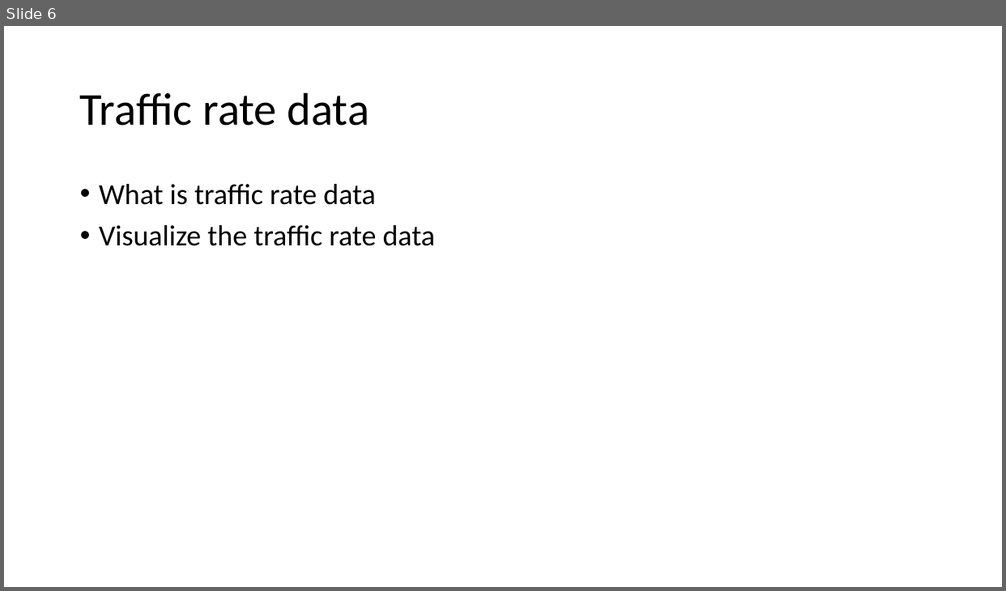
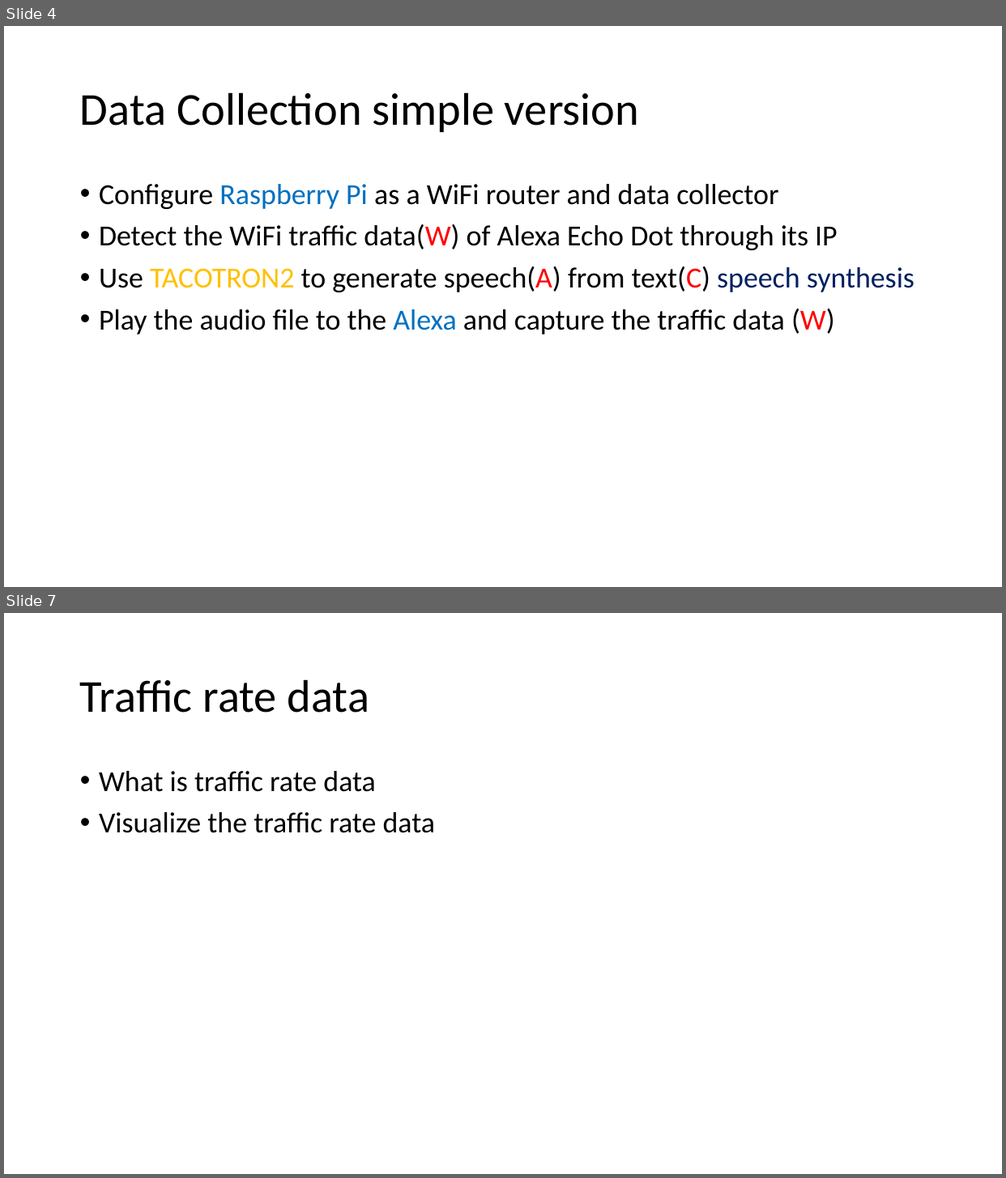
Before and after one commit to GXG-CS/Pi-Alexa, a slide deck: Presentation1.pptx. Shown one above the other, each under a label of ours: slide 6 before the commit, slides 4 and 7 after it; the slides between them are not shown. The pictures are 1006x591 and 1006x1178 pixels, drawn with LibreOffice and Linux fonts; fonts in the diff are those of the drawing. Boxes give left, top, right and bottom in pixels: in the first picture for what was removed or moved away, otherwise in the second. Text is boxed around its words. In the diff, an @@ line names an element or a change of style, - is before the commit and + after.

Commit message:
Tacotron2

```diff
--- a/Presentation1.pptx
+++ b/Presentation1.pptx
@@ slide 4 added at <box>4,26,1002,587</box>, background #FFFFFF @@
@@ title added at <box>80,92,639,132</box>, 44 pt, text #000000 @@
+Data Collection simple version
@@ text added at <box>99,184,914,335</box>, 28 pt, text #000000 @@
+• Configure Raspberry Pi as a WiFi router and data collector
+• Detect the WiFi traffic data(W) of Alexa Echo Dot through its IP
+• Use TACOTRON2 to generate speech(A) from text(C) speech synthesis
+• Play the audio file to the Alexa and capture the traffic data (W)
@@ what was slide 6 is now slide 7 @@
```
Also in this commit, not shown: 4 slides changed, 2 other slides added, 6 other files.
